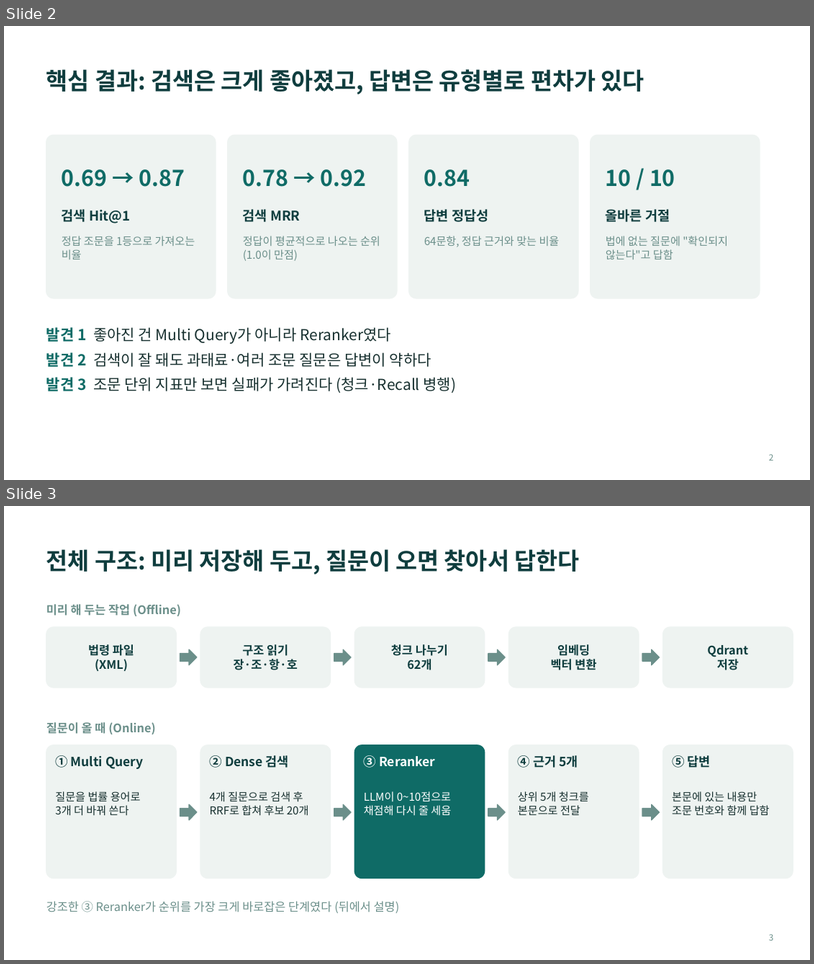
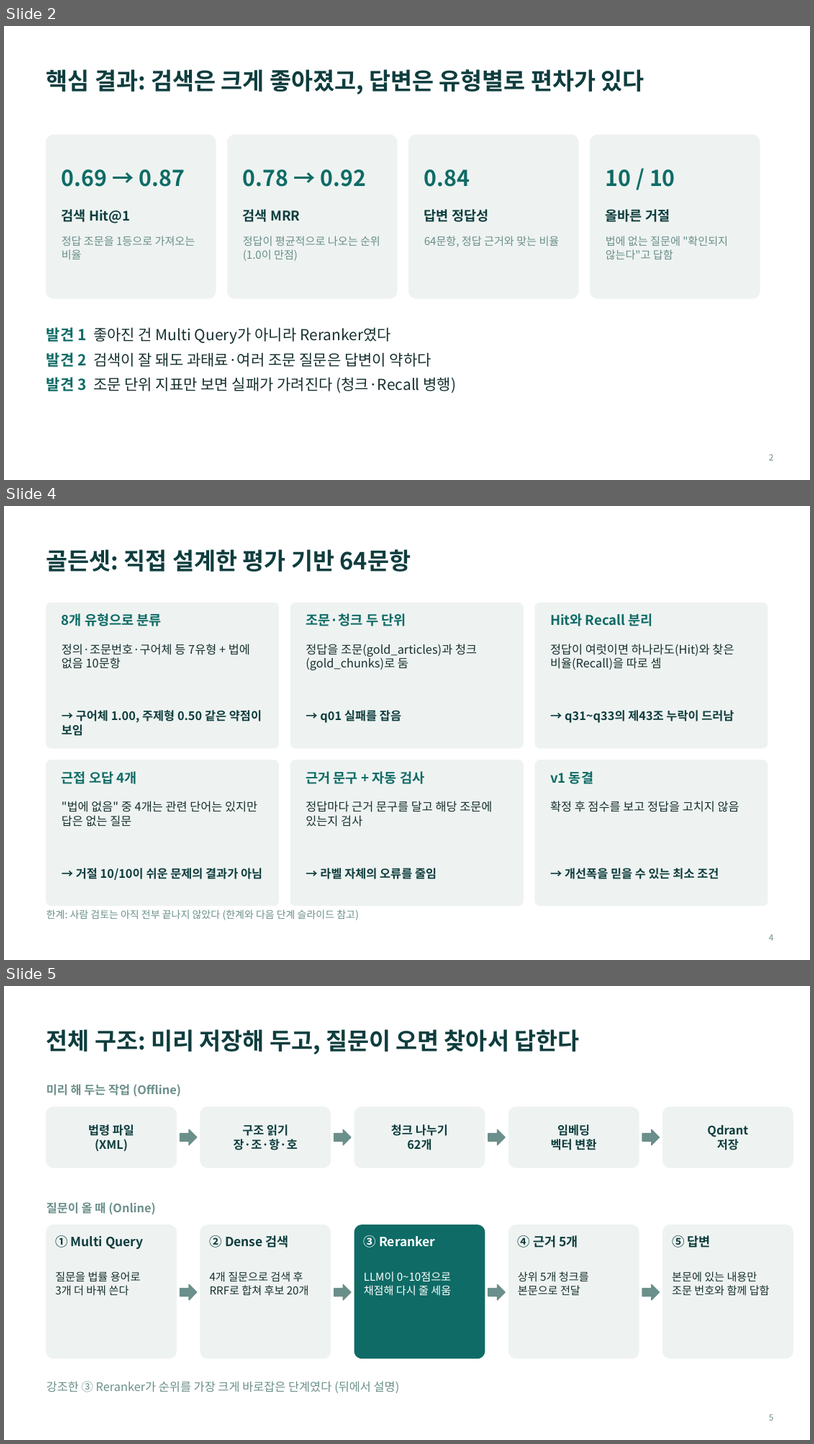
Before and after one commit to hatholion/RAG_Mini_Project, a slide deck: report/REPORT.pptx. Shown one above the other, each under a label of ours: slides 2 and 3 before the commit, slides 2, 4 and 5 after it; the slides between them are not shown. The pictures are 814x964 and 814x1444 pixels, drawn with LibreOffice and Linux fonts; fonts in the diff are those of the drawing. Boxes give left, top, right and bottom in pixels: in the first picture for what was removed or moved away, otherwise in the second. Text is boxed around its words. In the diff, an @@ line names an element or a change of style, - is before the commit and + after.

```diff
--- a/report/REPORT.pptx
+++ b/report/REPORT.pptx
@@ slide 4 added at (4,506,810,960), background #FFFFFF @@
@@ title added at (46,549,412,572), 28 pt, text #0F3D3E, bold @@
+골든셋: 직접 설계한 평가 기반 64문항
@@ rounded rectangle added at (46,602,278,748), fill #EEF3F1, outline #EEF3F1 1 pt @@
@@ text added at (62,613,162,626), 16 pt, text #0F6B66, bold @@
+8개 유형으로 분류
@@ rounded rectangle added at (291,602,523,748), fill #EEF3F1, outline #EEF3F1 1 pt @@
@@ text added at (306,613,406,626), 16 pt, text #0F6B66, bold @@
+조문·청크 두 단위
@@ rounded rectangle added at (536,602,768,748), fill #EEF3F1, outline #EEF3F1 1 pt @@
@@ text added at (550,613,653,626), 16 pt, text #0F6B66, bold @@
+Hit와 Recall 분리
@@ text added at (62,644,250,669), 14 pt, text #17302F @@
+정의·조문번호·구어체 등 7유형 + 법에 없음 10문항
@@ text added at (306,644,477,670), 14 pt, text #17302F @@
+정답을 조문(gold_articles)과 청크(gold_chunks)로 둠
@@ text added at (550,644,734,669), 14 pt, text #17302F @@
+정답이 여럿이면 하나라도(Hit)와 찾은 비율(Recall)을 따로 셈
@@ text added at (62,710,262,736), 14 pt, text #0F3D3E, bold @@
+→ 구어체 1.00, 주제형 0.50 같은 약점이 보임
@@ text added at (320,710,401,723), 14 pt, text #0F3D3E, bold @@
+→ q01 실패를 잡음
@@ text added at (565,710,734,723), 14 pt, text #0F3D3E, bold @@
+→ q31~q33의 제43조 누락이 드러남
@@ rounded rectangle added at (46,760,278,906), fill #EEF3F1, outline #EEF3F1 1 pt @@
@@ rounded rectangle added at (291,760,523,906), fill #EEF3F1, outline #EEF3F1 1 pt @@
@@ rounded rectangle added at (536,760,768,906), fill #EEF3F1, outline #EEF3F1 1 pt @@
@@ text added at (62,771,137,784), 16 pt, text #0F6B66, bold @@
+근접 오답 4개
@@ text added at (306,771,424,784), 16 pt, text #0F6B66, bold @@
+근거 문구 + 자동 검사
@@ text added at (550,771,594,784), 16 pt, text #0F6B66, bold @@
+v1 동결
@@ text added at (62,800,257,826), 14 pt, text #17302F @@
+"법에 없음" 중 4개는 관련 단어는 있지만 답은 없는 질문
@@ text added at (306,800,492,826), 14 pt, text #17302F @@
+정답마다 근거 문구를 달고 해당 조문에 있는지 검사
@@ text added at (550,800,740,812), 14 pt, text #17302F @@
+확정 후 점수를 보고 정답을 고치지 않음
@@ text added at (76,867,262,880), 14 pt, text #0F3D3E, bold @@
+→ 거절 10/10이 쉬운 문제의 결과가 아님
@@ text added at (320,867,437,879), 14 pt, text #0F3D3E, bold @@
+→ 라벨 자체의 오류를 줄임
@@ text added at (565,867,719,879), 14 pt, text #0F3D3E, bold @@
+→ 개선폭을 믿을 수 있는 최소 조건
@@ text added at (46,909,359,920), 12 pt, text #6B8F8A @@
+한계: 사람 검토는 아직 전부 끝나지 않았다 (한계와 다음 단계 슬라이드 참고)
@@ page number added at (769,934,774,940), 10 pt, text #6B8F8A @@
+4
@@ what was slide 3 is now slide 5 @@
@@ page number at (769,1414,774,1420): text changed @@
-3
+5
```
Also in this commit, not shown: 1 slide changed, 1 other slide added, 2 other files.
